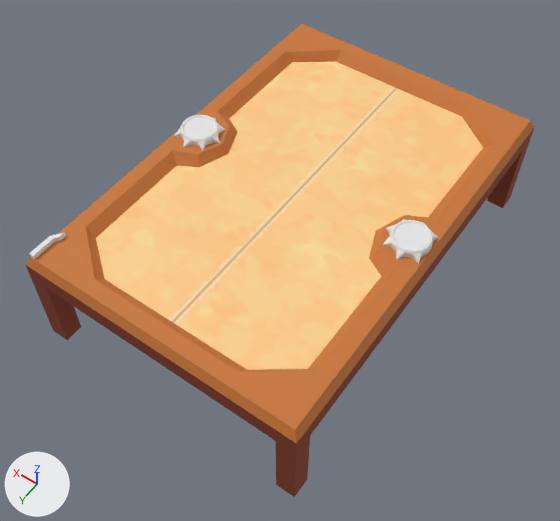
The Blender file game_table.blend, before and after one commit.
Rendered twice from a 50 mm lens placed at (-29.0, 43.7, 66.9), pointed at (-0.3, 3.7, 3.9). The lights are fixed; the arrows at lower left show +X, +Y and +Z. The older version comes first.

The first picture shows 'elevation', 'emblem_1', 'emblem_2', 'table' and 1 more.
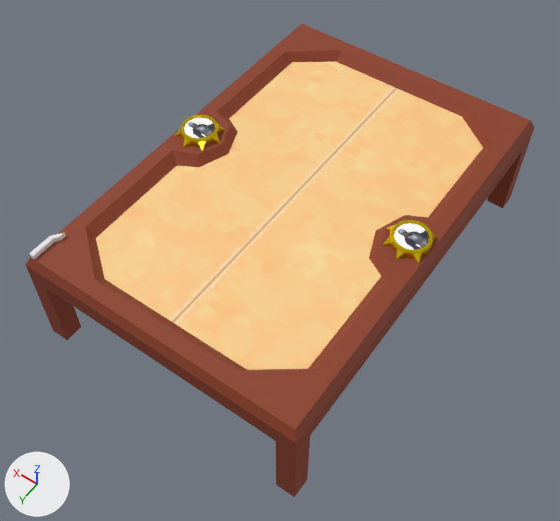
Where the change shows, as pixel boxes [x1, y1, x2, y2] in the pictures (560 x 521 px):
'elevation', recoloured (orange to brown): [26, 24, 534, 444] in both
part 1 of me_emblem_1, recoloured (white to yellow): [174, 115, 225, 150] in both
part 2 of me_emblem_1, recoloured: [184, 118, 215, 138] in both
part 3 of me_emblem_2, recoloured (white to yellow): [383, 219, 438, 263] in both
part 4 of me_emblem_2, recoloured: [394, 223, 429, 250] in both

The change in detail:
Picture 'default_opponent_frame.png' (img_default_opponent_frame_png) is new.
Material 'top_wood' (mat_top_wood) changes colour from orange #c97635 to brown #8d3e24; in linear values from (0.585, 0.182, 0.036) to (0.266, 0.0482, 0.0176).
Material 'player_icon_back' (mat_player_icon_back) is new.
Its texture is img_default_opponent_frame_png.
Material 'gold_back' (mat_gold_back) is new.
Its base color is (0.799, 0.552, 0.0) (yellow #e7c400).
Its metallic is 0.8.
Its roughness is 0.2.
Material 'player_icon_front' (mat_player_icon_front) is new.
Its texture is img_default_opponent_frame_png.
Material 'gold_front' (mat_gold_front) is new.
Its base color is (0.801, 0.553, 0.0) (yellow #e7c400).
Its metallic is 0.8.
Its roughness is 0.2.
me_emblem_1 has 87 vertices, 88 faces and spans x -2.61..2.21, y -2.61..2.61, z -0.14..0.72.
me_emblem_1 is used by ob_emblem_1; location (12.4, 0.0, 12.1); rotation (0.0, 0.0, 0.201), in degrees (0, 0, 12).
me_emblem_1 part 1: 87 of the faces centred in x -2.2..1.97, y -2.2..2.2, z -0.14..0.71 switch from no material to mat_gold_front (yellow #e7c400).
me_emblem_1 part 2: the 1 face centred in x 0.0, y 0.0, z 0.56 switches from no material to mat_player_icon_front (picture img_default_opponent_frame_png).
me_emblem_1 gains material mat_player_icon_front (picture img_default_opponent_frame_png).
me_emblem_2 has 87 vertices, 88 faces and spans x -2.21..2.61, y -2.61..2.61, z -0.14..0.72.
me_emblem_2 is used by ob_emblem_2; location (-12.4, 0.0, 12.1); rotation (0.0, 0.0, 0.201), in degrees (0, 0, 12).
me_emblem_2 part 3: 87 of the faces centred in x -1.97..2.2, y -2.2..2.2, z -0.14..0.71 switch from no material to mat_gold_back (yellow #e7c400).
me_emblem_2 part 4: the 1 face centred in x 0.0, y 0.0, z 0.56 switches from no material to mat_player_icon_back (picture img_default_opponent_frame_png).
me_emblem_2 gains material mat_player_icon_back (picture img_default_opponent_frame_png).
